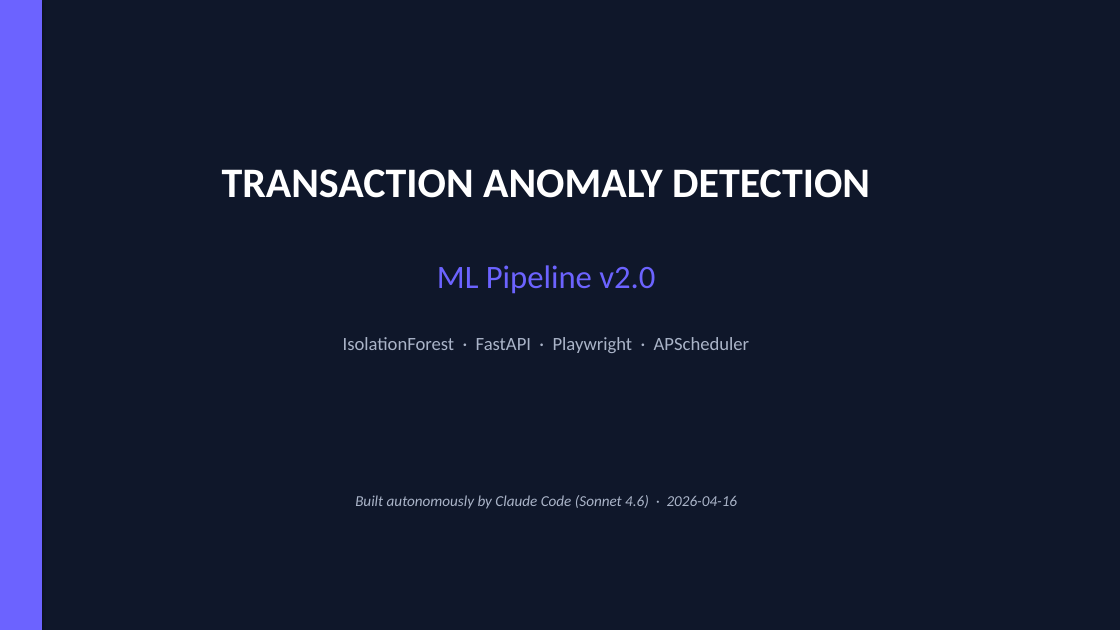
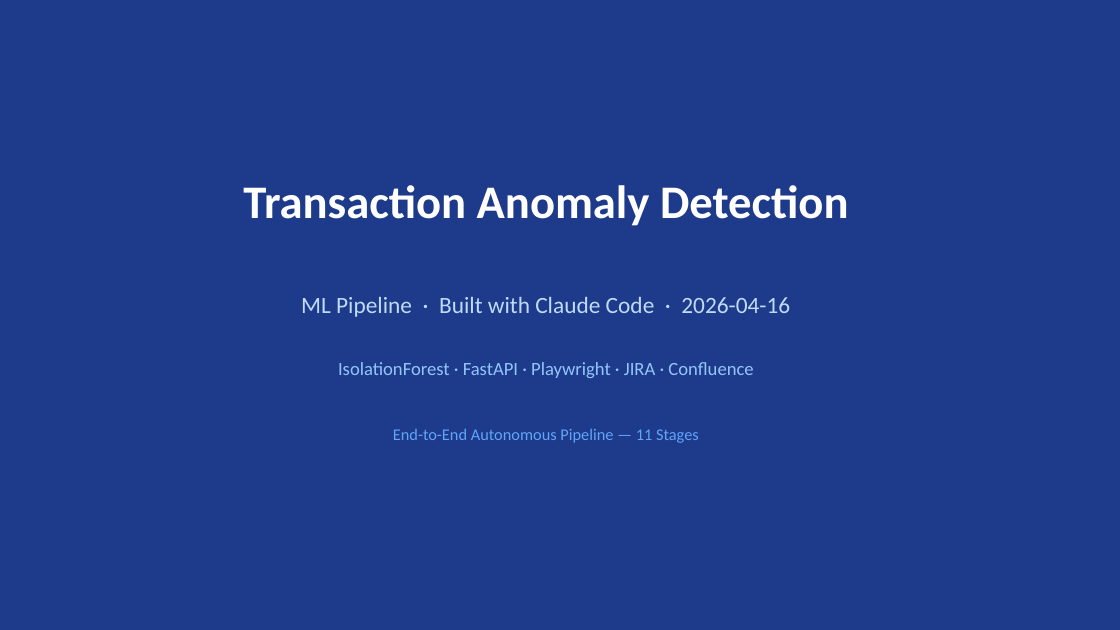
Before and after one commit to heramb-analytics/claude-code-ml-pipeline-20260415-214802, a slide deck: slide 1 of reports/pipeline_presentation.pptx. Drawn at 1120x630 pixels with LibreOffice and Linux fonts; fonts in the diff are those of the drawing. Boxes give left, top, right and bottom in pixels: in the first picture for what was removed or moved away, otherwise in the second. Text is boxed around its words. In the diff, an @@ line names an element or a change of style, - is before the commit and + after.

```diff
--- a/reports/pipeline_presentation.pptx
+++ b/reports/pipeline_presentation.pptx
@@ background #0F172A to #1E3A8A @@
@@ rectangle removed at bbox=[0, 0, 42, 630] @@
@@ text at bbox=[243, 185, 849, 226]: text changed; size 36 to 40 pt @@
-TRANSACTION ANOMALY DETECTION
+Transaction Anomaly Detection
@@ text at bbox=[301, 297, 790, 317]: text changed; size 28 to 20 pt; text colour #6C63FF to #BFDBF7 @@
-ML Pipeline v2.0
+ML Pipeline · Built with Claude Code · 2026-04-16
@@ text at bbox=[338, 362, 753, 378]: text changed; text colour #AAB4C8 to #93C5FD @@
-IsolationForest · FastAPI · Playwright · APScheduler
+IsolationForest · FastAPI · Playwright · JIRA · Confluence
@@ text added at bbox=[393, 429, 699, 443], 14 pt, text #60A5FA @@
+End-to-End Autonomous Pipeline — 11 Stages
@@ text removed at bbox=[355, 495, 738, 509] @@
-Built autonomously by Claude Code (Sonnet 4.6) · 2026-04-16
```
Also in this commit, not shown: 7 slides added, 7 slides removed, 3 other files.
